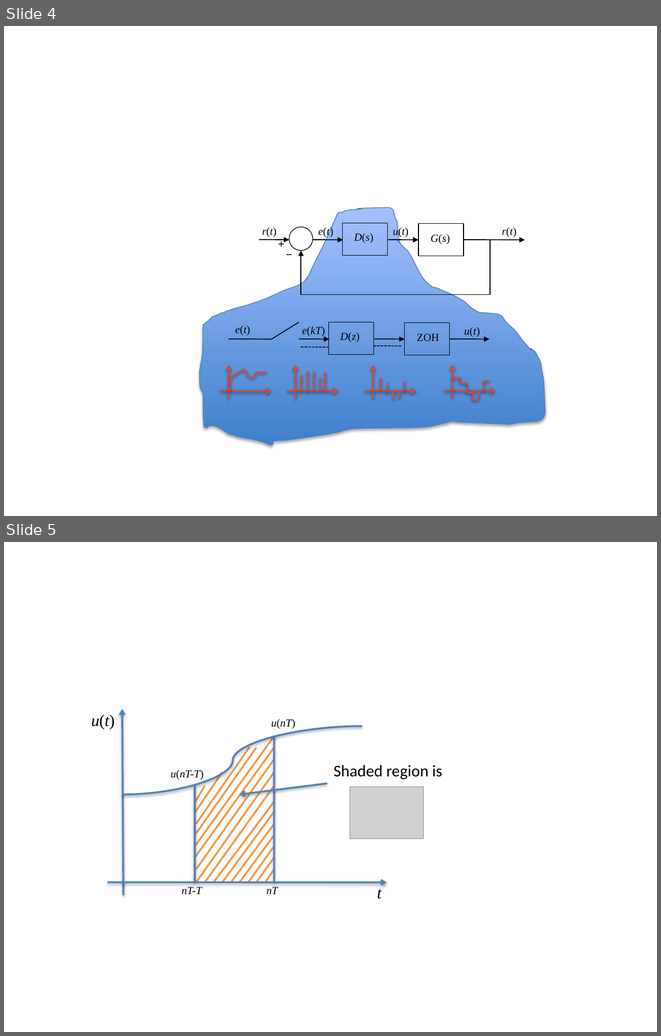
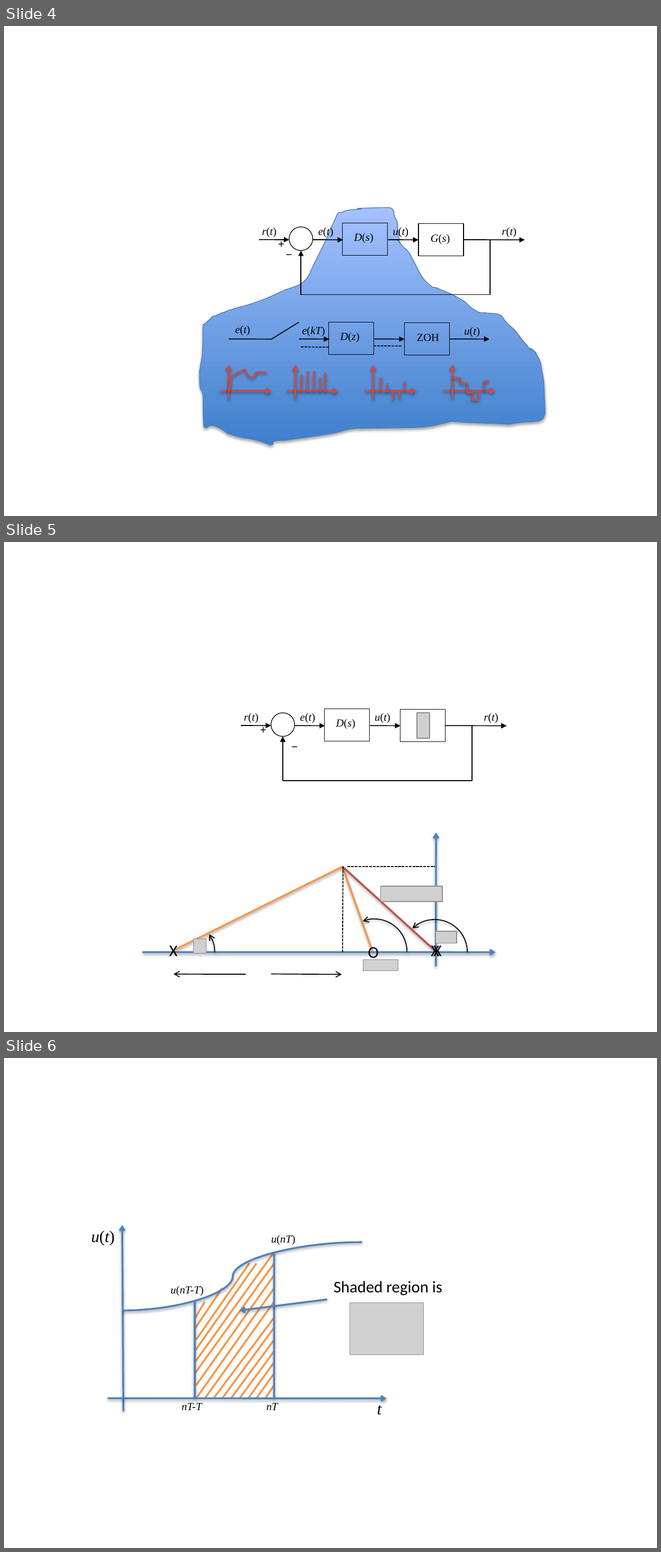
Before and after one commit to cpjobling/EGLM03-Resources, a slide deck: DigitalSystems/Lecture11/pictures/pictures-converted.pptx. Shown one above the other, each under a label of ours: slides 4 and 5 before the commit, slides 4, 5 and 6 after it. The pictures are 661x1036 and 661x1552 pixels, drawn with LibreOffice and Linux fonts; fonts in the diff are those of the drawing; grey boxes stand for pictures; background and template pictures are left out. Boxes give left, top, right and bottom in pixels: in the first picture for what was removed or moved away, otherwise in the second. Text is boxed around its words. In the diff, an @@ line names an element or a change of style, - is before the commit and + after.

Commit message:
Lecture 12 50% complete

```diff
--- a/DigitalSystems/Lecture11/pictures/pictures-converted.pptx
+++ b/DigitalSystems/Lecture11/pictures/pictures-converted.pptx
@@ slide 5 added at (x1=4, y1=542, x2=657, y2=1032), background #FFFFFF @@
@@ group added at (x1=241, y1=708, x2=507, y2=780): 7 texts, 4 arrows, 2 rectangles, 1 elbow arrow, 1 ellipse, 1 picture @@
+−
+r(t)
+D(s)
+u(t)
++
+r(t)
+e(t)
@@ arrow added from (435, 966) to (436, 832), #4F81BD 2 pt @@
@@ line added from (174, 950) to (342, 866), #F79646 2 pt @@
@@ line added from (372, 950) to (342, 866), #F79646 2 pt @@
@@ line added from (435, 950) to (342, 866), #C0504D 2 pt @@
@@ line added from (343, 866) to (342, 952), #000000 1 pt dashed @@
@@ line added from (347, 866) to (435, 866), #000000 1 pt dashed @@
@@ picture added at (x1=381, y1=886, x2=442, y2=902) @@
@@ arc (boxed as its full ellipse) added at (x1=150, y1=919, x2=215, y2=985), outline #000000 1 pt @@
@@ arc (boxed as its full ellipse) added at (x1=342, y1=919, x2=407, y2=984), outline #000000 1 pt @@
@@ arc (boxed as its full ellipse) added at (x1=403, y1=919, x2=468, y2=985), outline #000000 1 pt @@
@@ picture added at (x1=193, y1=938, x2=206, y2=953) @@
@@ text added at (x1=424, y1=937, x2=446, y2=963), 18 pt, text #000000 @@
+X
@@ text added at (x1=427, y1=937, x2=449, y2=963), 18 pt, text #000000 @@
+X
@@ picture added at (x1=435, y1=931, x2=457, y2=943) @@
@@ arrow added from (142, 952) to (496, 952), #4F81BD 2 pt @@
@@ text added at (x1=169, y1=945, x2=178, y2=956), 18 pt, text #000000 @@
+X
@@ text added at (x1=368, y1=944, x2=379, y2=960), 18 pt, text #000000 @@
+O
@@ picture added at (x1=363, y1=959, x2=398, y2=970) @@
@@ arrow added from (246, 974) to (174, 973), #000000 1 pt @@
@@ arrow added from (271, 973) to (342, 974), #000000 1 pt @@
@@ what was slide 5 is now slide 6 @@
```
Also in this commit, not shown: 7 other files.
